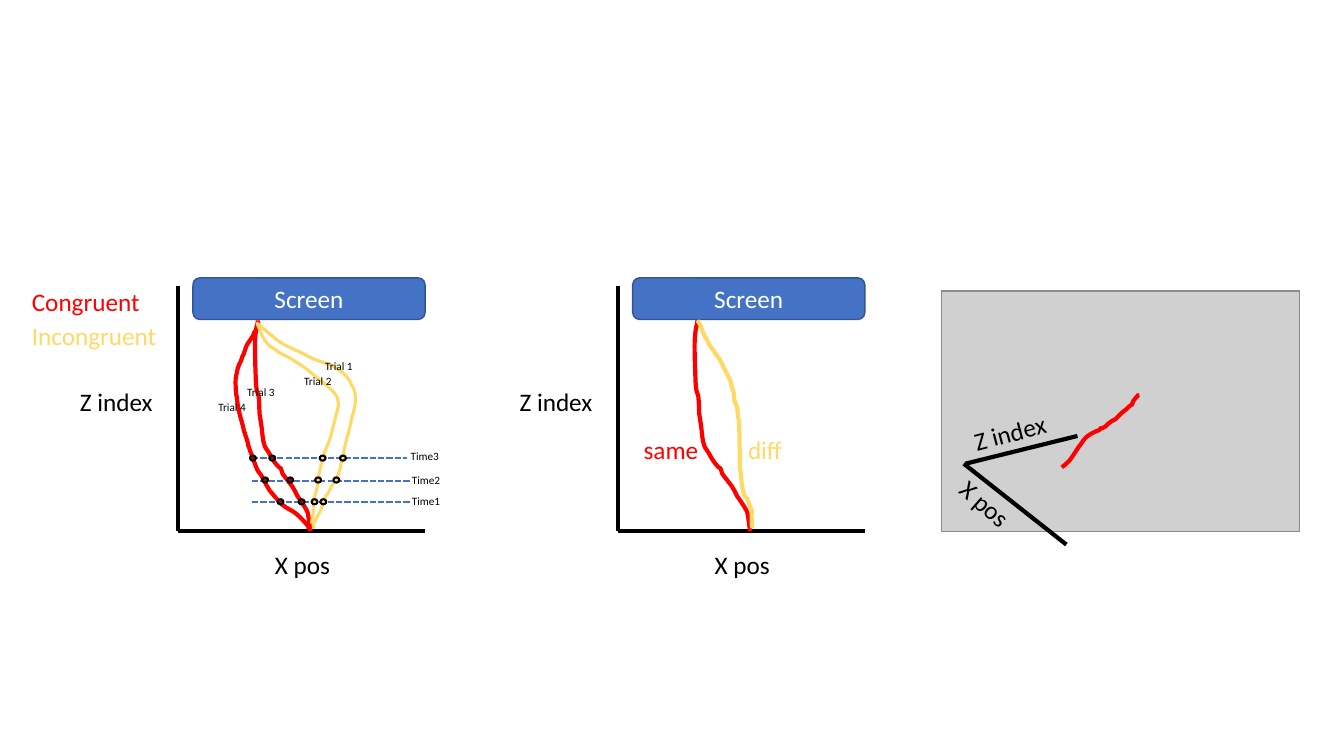
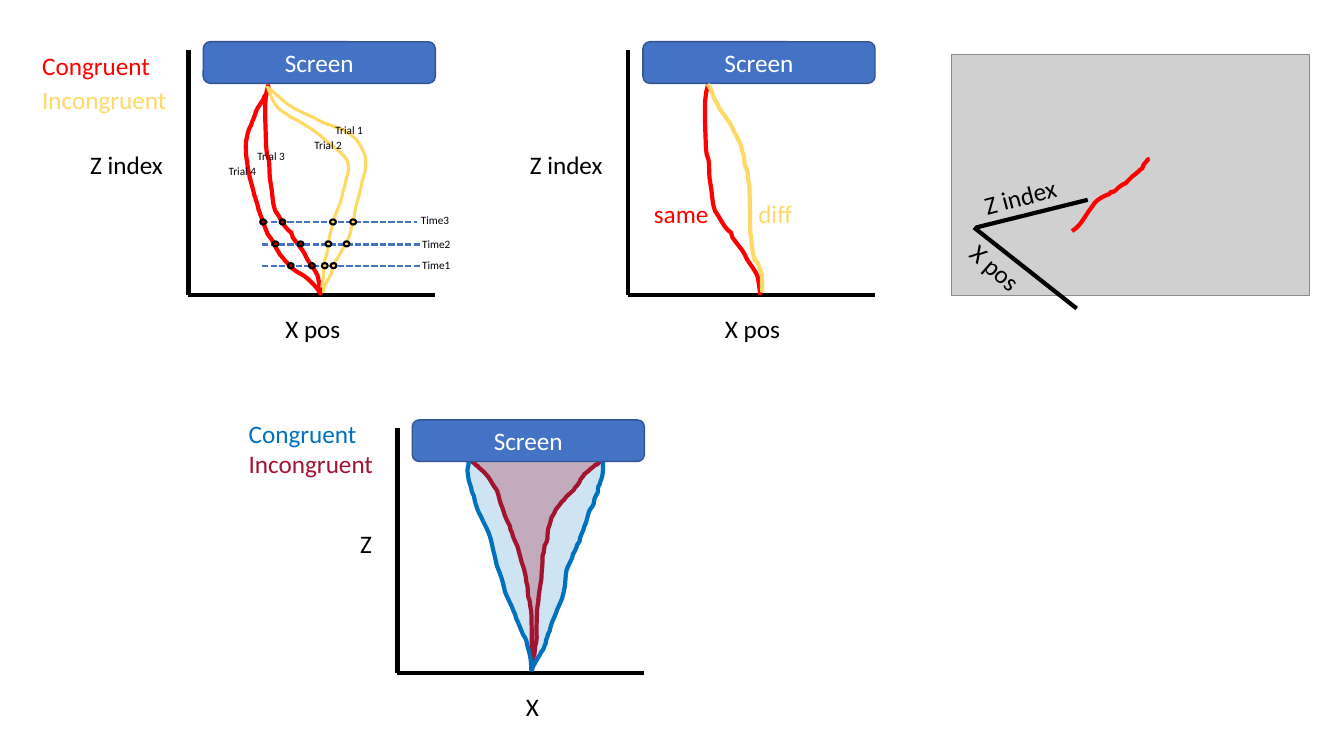
Before and after one commit to khenheller/subliminal_priming_w_motion_capture, a slide deck: slide 1 of presentation/exp birds eye veiw.pptx. Drawn at 1344x756 pixels with LibreOffice and Linux fonts; fonts in the diff are those of the drawing; grey boxes stand for pictures. Boxes give left, top, right and bottom in pixels: in the first picture for what was removed or moved away, otherwise in the second. Text is boxed around its words. In the diff, an @@ line names an element or a change of style, - is before the commit and + after.

```diff
--- a/presentation/exp birds eye veiw.pptx
+++ b/presentation/exp birds eye veiw.pptx
@@ 17 texts, 12 ellipses, 9 lines, 7 freeform shapes, 2 rounded rectangles, 1 picture: place and size @@
-17 texts, 12 ellipses, 9 lines, 7 freeform shapes, 2 rounded rectangles, 1 picture at (32,278,1300,578)
+17 texts, 12 ellipses, 9 lines, 7 freeform shapes, 2 rounded rectangles, 1 picture at (42,41,1310,342)
@@ text added at (249,426,373,478), 18 pt, text #A2142F @@
+Congruent
+Incongruent
@@ line added from (397, 674) to (397, 429), #000000 3 pt @@
@@ rounded rectangle added at (412,420,644,462), fill #4472C4, outline #325491 1 pt, 18 pt, text #FFFFFF @@
+Screen
@@ freeform shape added at (467,461,604,668), fill #0072BD at 19% opacity @@
@@ freeform shape added at (468,461,531,671), outline #0072BD 3 pt @@
@@ freeform shape added at (471,461,532,670), outline #A2142F 3 pt @@
@@ freeform shape added at (474,461,599,655), fill #A2142F at 27% opacity @@
@@ freeform shape added at (531,460,603,671), outline #0072BD 3 pt @@
@@ freeform shape added at (532,462,601,669), outline #A2142F 3 pt @@
@@ text added at (360,536,372,553), 18 pt, text #000000 @@
+Z
@@ line added from (397, 674) to (644, 674), #000000 3 pt @@
@@ text added at (526,699,539,716), 18 pt, text #000000 @@
+X
```
Also in this commit, not shown: 1 other slide changed, 6 other files.
